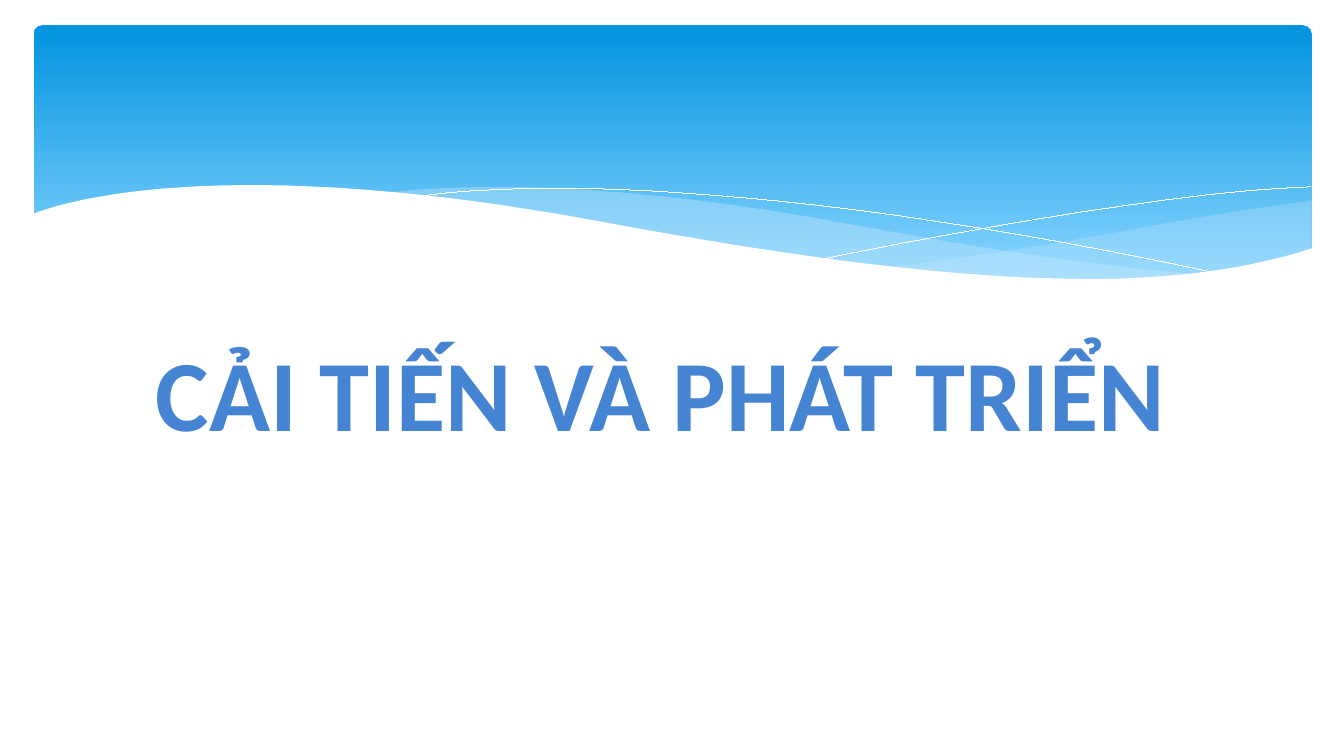
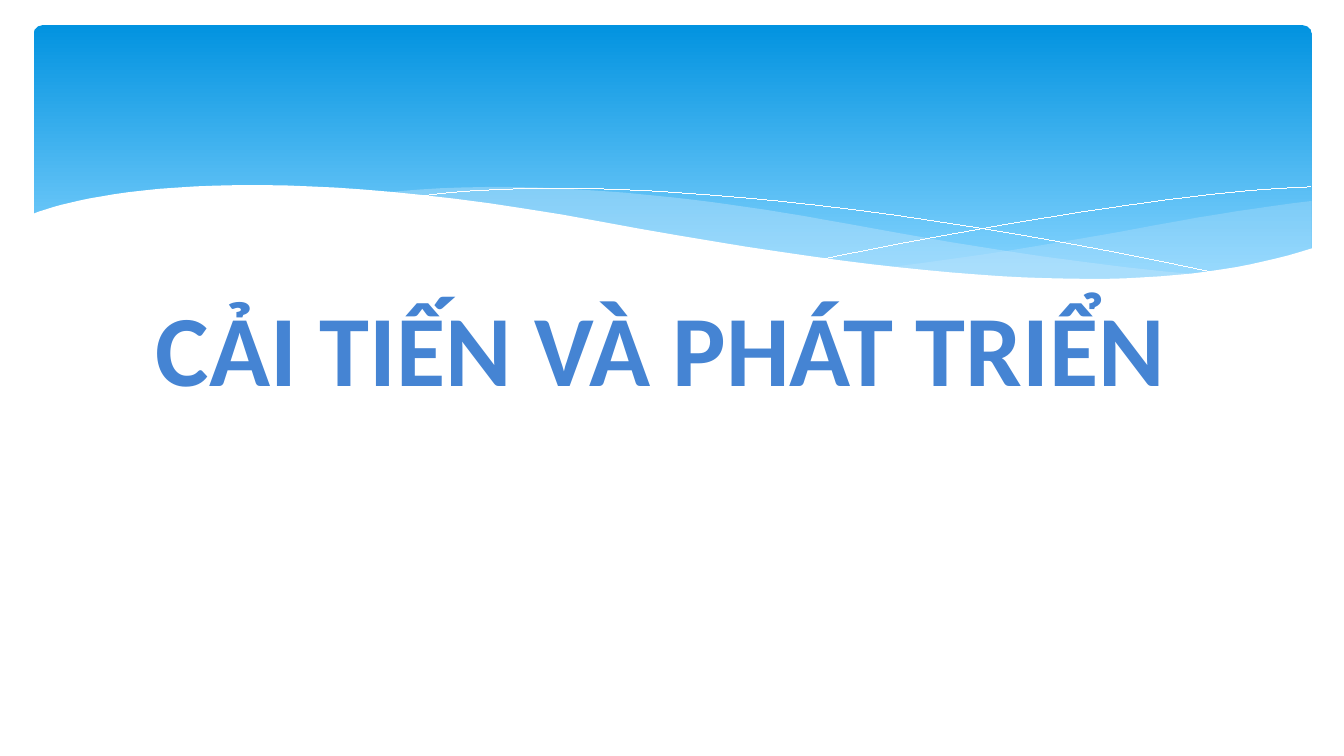
Before and after one commit to quoctrungdh/TaxiApp, a slide deck: slide 26 of BaoCao.pptx. Drawn at 1344x756 pixels with LibreOffice and Linux fonts; fonts in the diff are those of the drawing. Boxes give left, top, right and bottom in pixels: in the first picture for what was removed or moved away, otherwise in the second. Text is boxed around its words. In the diff, an @@ line names an element or a change of style, - is before the commit and + after.

```diff
--- a/BaoCao.pptx
+++ b/BaoCao.pptx
@@ title "CẢI TIẾN VÀ PHÁT TRIỂN": place and size @@
-title "CẢI TIẾN VÀ PHÁT TRIỂN" at (156, 347, 1165, 432)
+title "CẢI TIẾN VÀ PHÁT TRIỂN" at (156, 303, 1165, 387)
```
Also in this commit, not shown: 2 other slides changed.
